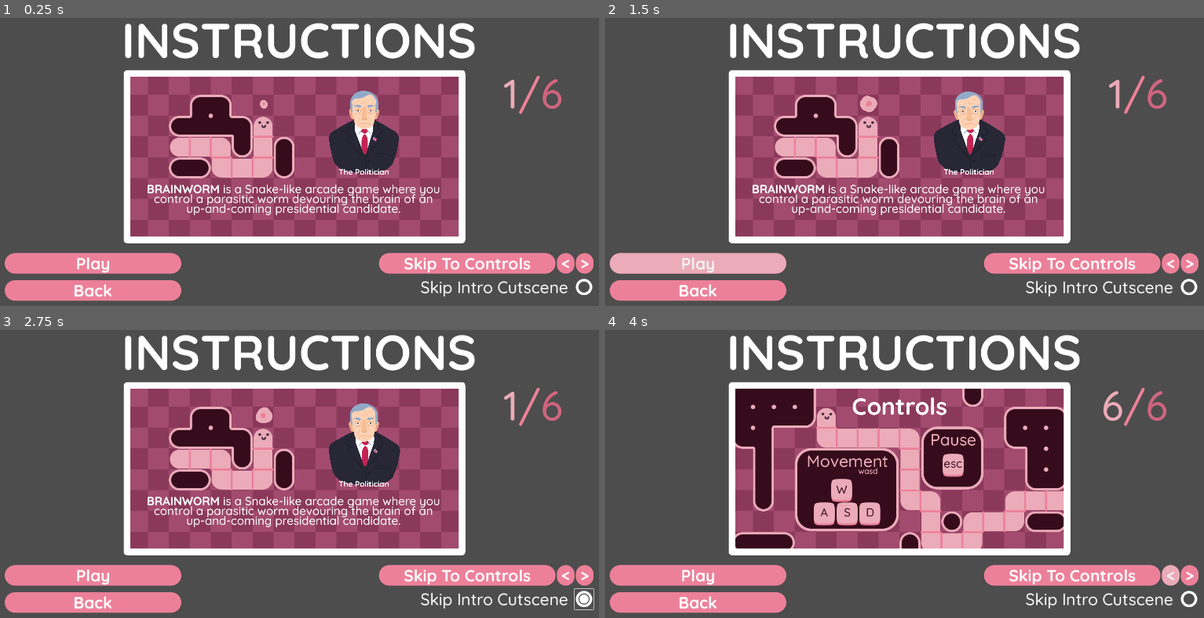
Above: before the commit, frames 1-4 (two rows, left to right).
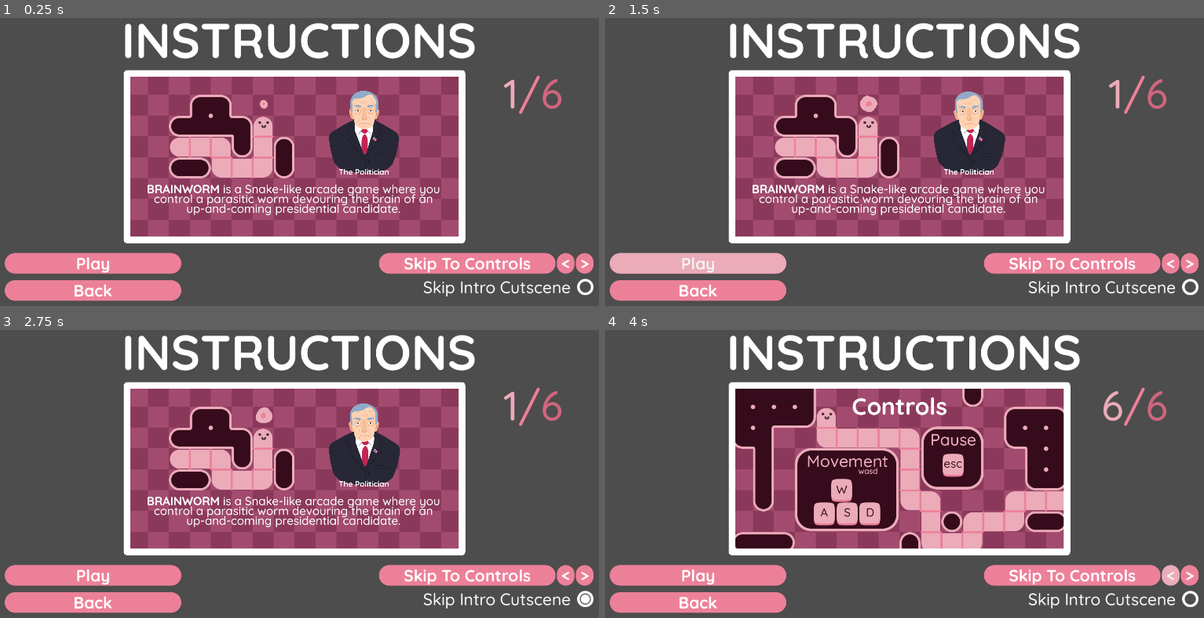
Above: after the commit, the same moments.

Repository: Hangover-Sunshine/BRAINWORM
Game: Godot game, scene res://scenes/menus/menu_pregame.tscn
Two runs of this game, one before a commit and one after it. Both use one fixed random seed, a clock stepped at 60 frames per second and the inputs below. This scene is started directly instead of the project's main scene. Sound files missing from this copy of the repository are replaced by a short silence.
Inputs (mouse positions are in pixels of both pictures, inside the frame that each line leads up to; where the layout moved, square brackets give the same spot in the first picture):
- Up to frame 1 (0.25 s): no input
- Up to frame 2 (1.5 s): click "Play" at 0.5 s; click "Play" at 1.25 s
- Up to frame 3 (2.75 s): click (587, 597) [581, 597] at 2 s
- Up to frame 4 (4 s): click (1192, 597) [1186, 597] at 2.75 s; click "<" at 3.5 s

The runs differ from the first frame. In frame 1, 0.6% of the frame differs, in the area x 70-100%, y 90-97%; in frame 2, 0.6%; in frame 3, 0.7%, in the area x 70-100%, y 89-98%; in frame 4, 0.6%.

Commit message:
Toggle Button Fix
> Added Stylebox Empty to all toggle buttons to prevent default Godot highlight.

Diff:
--- a/scenes/menus/menu_pregame.tscn
+++ b/scenes/menus/menu_pregame.tscn
@@ -17,10 +17,22 @@
 [ext_resource type="Texture2D" uid="uid://cxqjeubo6yefw" path="res://assets/environment/Env_Tissue.png" id="15_x3fnw"]
 [ext_resource type="Texture2D" uid="uid://bcjaetdg6ueto" path="res://assets/character/Mac_Eye.png" id="15_yqm7k"]
 [ext_resource type="Texture2D" uid="uid://bhxhrc15srskk" path="res://assets/character/Mac_Frown.png" id="16_pgikg"]
-[ext_resource type="PackedScene" path="res://prefabs/art/art_neuron.tscn" id="16_ur765"]
+[ext_resource type="PackedScene" uid="uid://d2f4ytn43g7yj" path="res://prefabs/art/art_neuron.tscn" id="16_ur765"]
 [ext_resource type="PackedScene" uid="uid://1qn63raxgjo7" path="res://prefabs/art/art_politician.tscn" id="17_bmk42"]
 [ext_resource type="PackedScene" uid="uid://bqmwc3nqlu56v" path="res://prefabs/art/art_mac.tscn" id="20_qy81l"]
 [ext_resource type="PackedScene" uid="uid://drvg5jrhktmd8" path="res://prefabs/art/art_ram.tscn" id="21_5ab7l"]
+
+[sub_resource type="StyleBoxEmpty" id="StyleBoxEmpty_hdwo5"]
+
+[sub_resource type="StyleBoxEmpty" id="StyleBoxEmpty_dgnln"]
+
+[sub_resource type="StyleBoxEmpty" id="StyleBoxEmpty_vg2hr"]
+
+[sub_resource type="StyleBoxEmpty" id="StyleBoxEmpty_n734j"]
+
+[sub_resource type="StyleBoxEmpty" id="StyleBoxEmpty_j46s4"]
+
+[sub_resource type="StyleBoxEmpty" id="StyleBoxEmpty_6w833"]
 
 [sub_resource type="TileSetAtlasSource" id="TileSetAtlasSource_1hhvg"]
 texture = ExtResource("14_bbdb5")
@@ -776,7 +788,17 @@
 layout_mode = 2
 size_flags_horizontal = 10
 theme_override_icons/checked = ExtResource("5_i37hx")
+theme_override_icons/checked_disabled = ExtResource("5_i37hx")
 theme_override_icons/unchecked = ExtResource("6_wqjio")
+theme_override_icons/unchecked_disabled = ExtResource("6_wqjio")
+theme_override_icons/radio_checked = ExtResource("5_i37hx")
+theme_override_icons/radio_unchecked = ExtResource("6_wqjio")
+theme_override_styles/normal = SubResource("StyleBoxEmpty_hdwo5")
+theme_override_styles/pressed = SubResource("StyleBoxEmpty_dgnln")
+theme_override_styles/disabled = SubResource("StyleBoxEmpty_vg2hr")
+theme_override_styles/hover = SubResource("StyleBoxEmpty_n734j")
+theme_override_styles/hover_pressed = SubResource("StyleBoxEmpty_j46s4")
+theme_override_styles/focus = SubResource("StyleBoxEmpty_6w833")
 
 [node name="1" type="Node2D" parent="."]
 
--- a/scenes/menus/menu_settings.tscn
+++ b/scenes/menus/menu_settings.tscn
@@ -6,6 +6,18 @@
 [ext_resource type="Texture2D" uid="uid://brjvabus1pl45" path="res://assets/ui/Checkbox_Tic.png" id="3_utkml"]
 [ext_resource type="Texture2D" uid="uid://cdm8au2qqd2n4" path="res://assets/ui/Checkbox_Untic.png" id="4_8jjmw"]
 [ext_resource type="Theme" uid="uid://c78dis4b15gte" path="res://assets/themes/Menu.tres" id="5_lqfax"]
+
+[sub_resource type="StyleBoxEmpty" id="StyleBoxEmpty_8iyyt"]
+
+[sub_resource type="StyleBoxEmpty" id="StyleBoxEmpty_dkp7u"]
+
+[sub_resource type="StyleBoxEmpty" id="StyleBoxEmpty_c6fvv"]
+
+[sub_resource type="StyleBoxEmpty" id="StyleBoxEmpty_m0h6b"]
+
+[sub_resource type="StyleBoxEmpty" id="StyleBoxEmpty_mo4n1"]
+
+[sub_resource type="StyleBoxEmpty" id="StyleBoxEmpty_meb28"]
 
 [node name="MenuSettings" type="Control"]
 layout_mode = 3
@@ -72,7 +84,17 @@
 layout_mode = 2
 size_flags_horizontal = 10
 theme_override_icons/checked = ExtResource("3_utkml")
+theme_override_icons/checked_disabled = ExtResource("3_utkml")
 theme_override_icons/unchecked = ExtResource("4_8jjmw")
+theme_override_icons/unchecked_disabled = ExtResource("4_8jjmw")
+theme_override_icons/radio_checked = ExtResource("3_utkml")
+theme_override_icons/radio_unchecked = ExtResource("4_8jjmw")
+theme_override_styles/normal = SubResource("StyleBoxEmpty_8iyyt")
+theme_override_styles/pressed = SubResource("StyleBoxEmpty_dkp7u")
+theme_override_styles/disabled = SubResource("StyleBoxEmpty_c6fvv")
+theme_override_styles/hover = SubResource("StyleBoxEmpty_m0h6b")
+theme_override_styles/hover_pressed = SubResource("StyleBoxEmpty_mo4n1")
+theme_override_styles/focus = SubResource("StyleBoxEmpty_meb28")
 
 [node name="Full_HBox2" type="HBoxContainer" parent="Settings_MC/Settings_VBox/Tab_Vbox/Settings_Tab_Hbox/General_HBox/Display_VBox"]
 visible = false
Not shown: 1 places in scenes/menus/menu_pregame.tscn that only renumber resources
Not shown: 1 places in scenes/menus/menu_settings.tscn that only renumber resources
